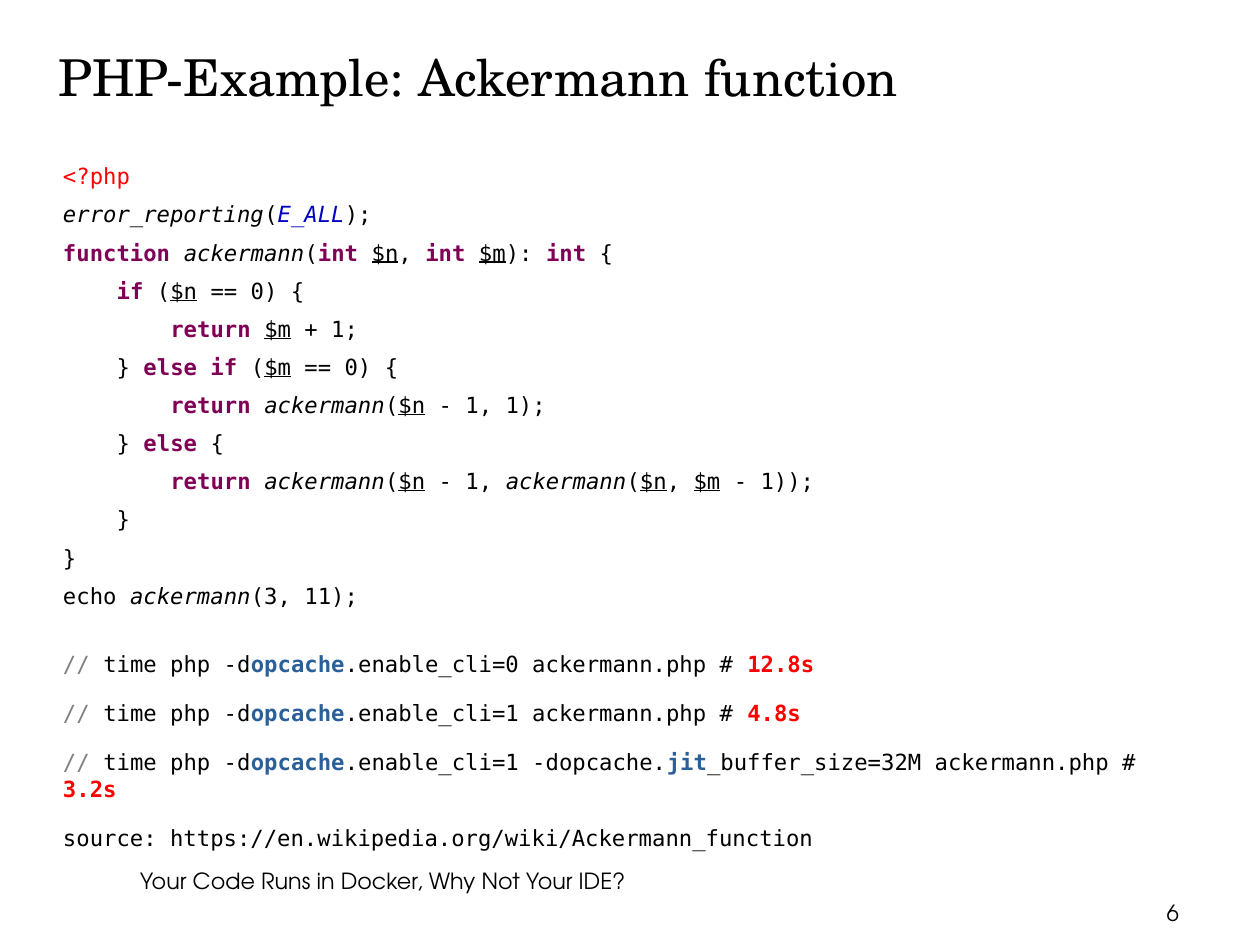
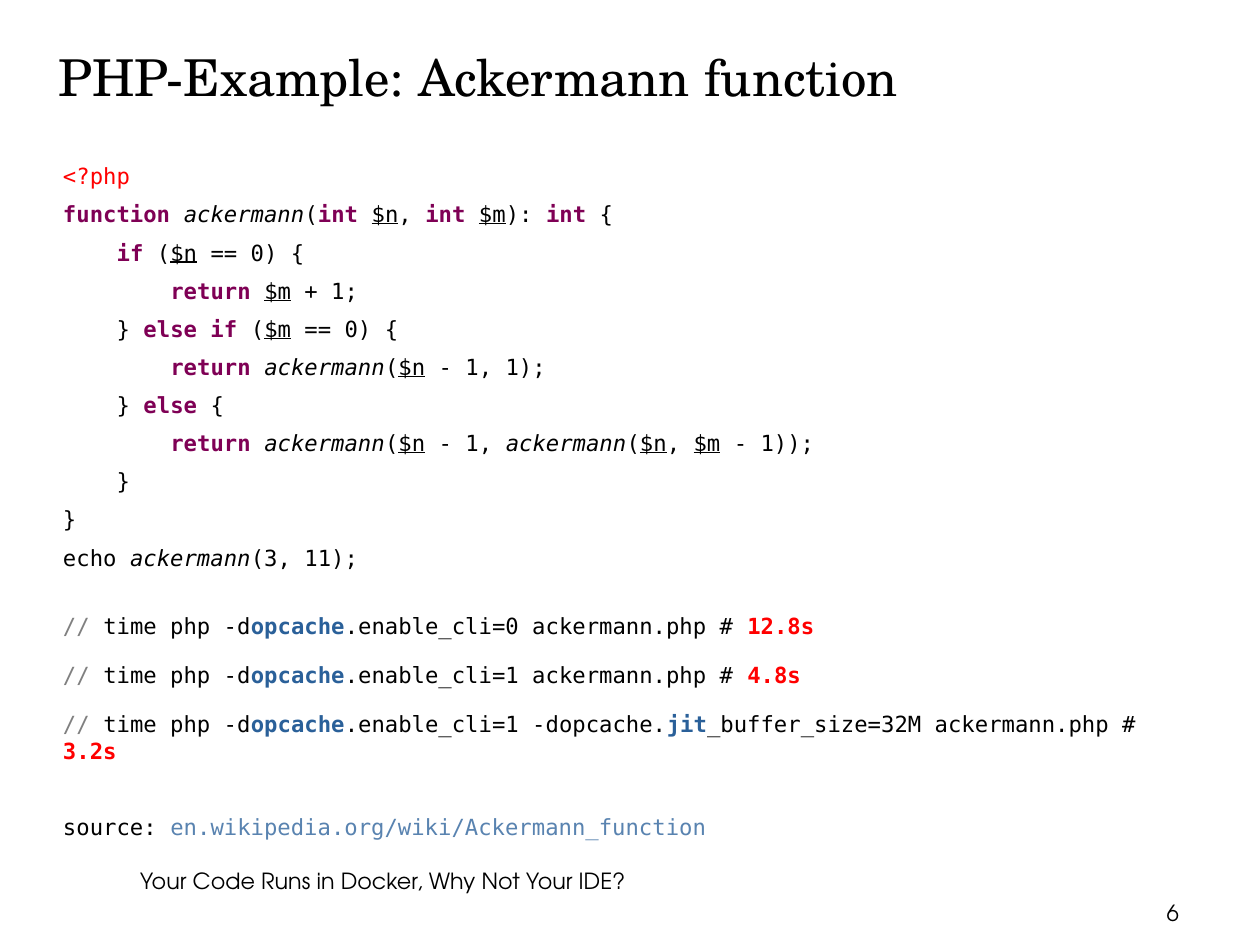
Before and after one commit to thbley/php-go-integration, a slide deck: slide 6 of getting_started_with_php_ffi.odp. Drawn at 1260x945 pixels with LibreOffice and Linux fonts; fonts in the diff are those of the drawing; background and template pictures are left out. Boxes give left, top, right and bottom in pixels: in the first picture for what was removed or moved away, otherwise in the second. Text is boxed around its words. In the diff, an @@ line names an element or a change of style, - is before the commit and + after.

Commit message:
updated slides

```diff
--- a/getting_started_with_php_ffi.odp
+++ b/getting_started_with_php_ffi.odp
@@ text at box(63, 205, 372, 228): paragraph removed @@
-error_reporting(E_ALL);
@@ text at box(63, 818, 706, 840): text changed; text colour #000000 to #5983B0 @@
-source: https://en.wikipedia.org/wiki/Ackermann_function
+source: en.wikipedia.org/wiki/Ackermann_function
```
Also in this commit, not shown: 2 other slides changed, 4 slides added, 1 other file.
